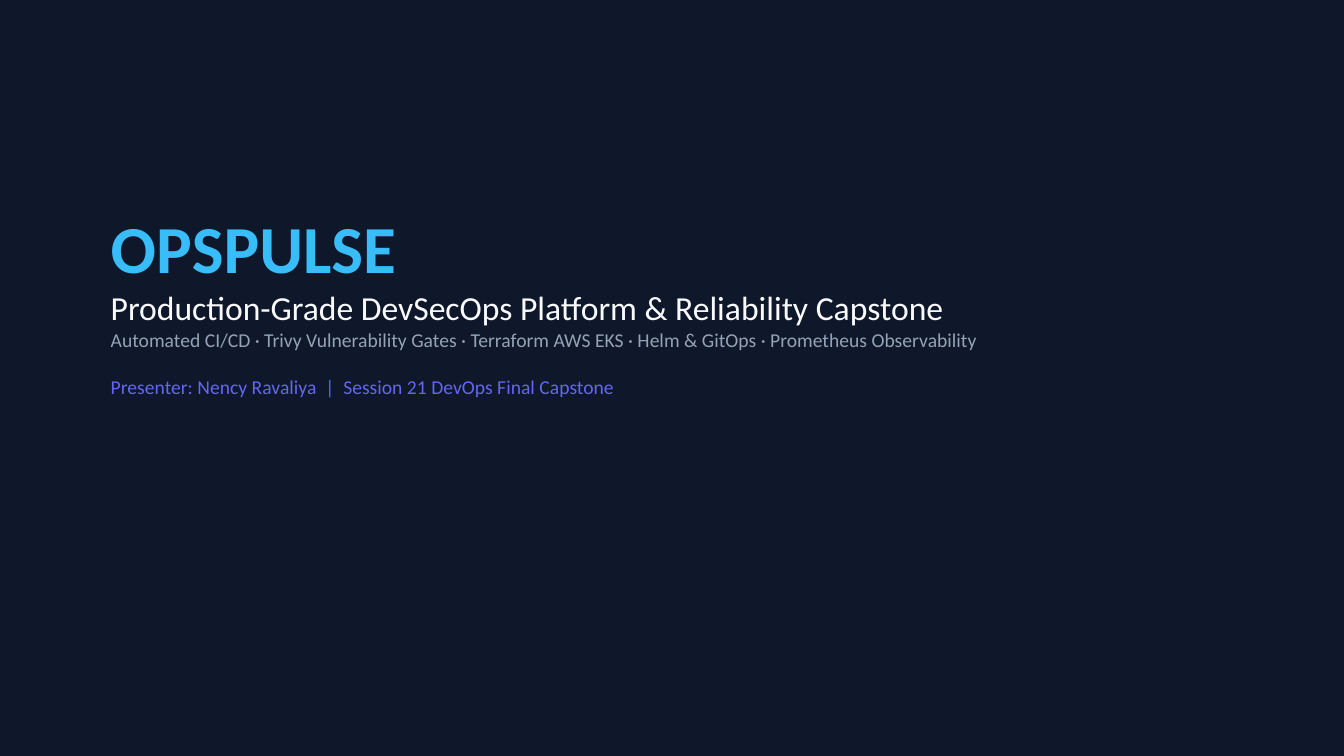
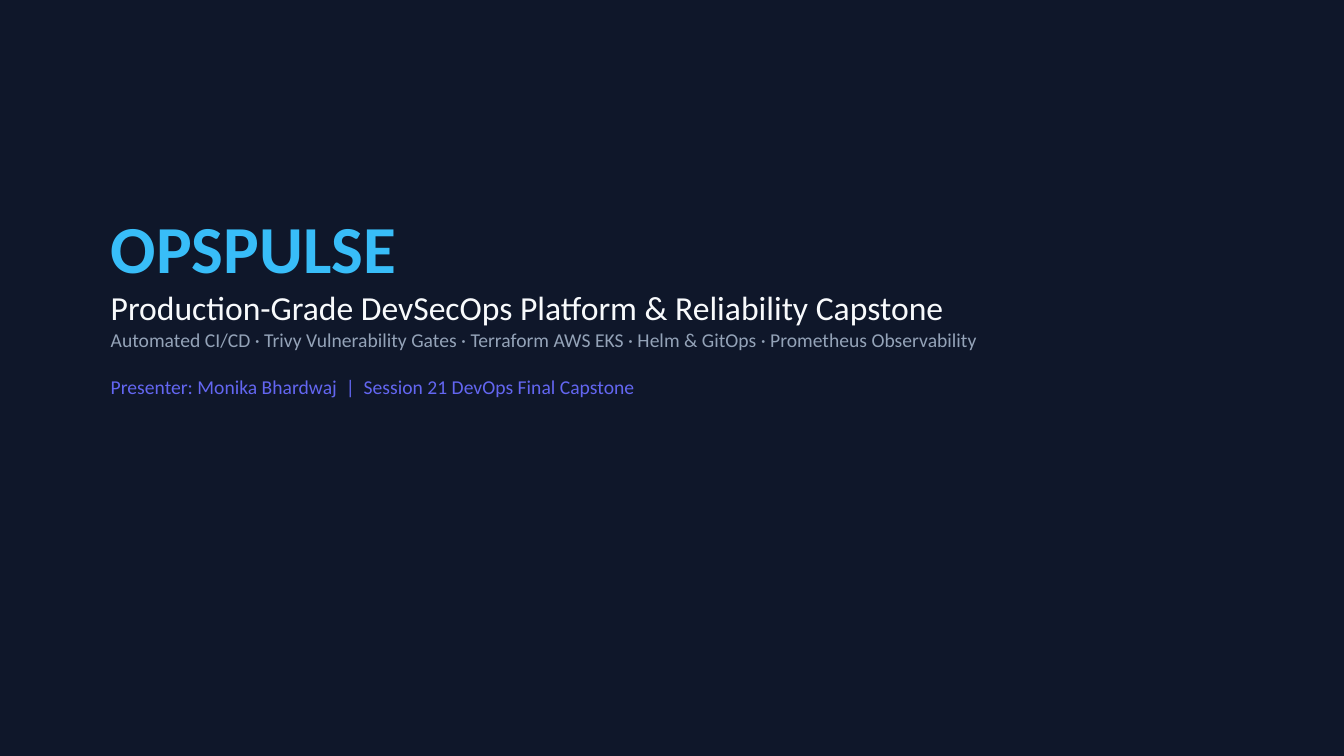
Before and after one commit to Monika-Bhardwaj/OpsPulse-Deployment-Reliability-Operations-Platform, a slide deck: slide 1 of demo/presentation.pptx. Drawn at 1344x756 pixels with LibreOffice and Linux fonts; fonts in the diff are those of the drawing. Boxes give left, top, right and bottom in pixels: in the first picture for what was removed or moved away, otherwise in the second. Text is boxed around its words. In the diff, an @@ line names an element or a change of style, - is before the commit and + after.

```diff
--- a/demo/presentation.pptx
+++ b/demo/presentation.pptx
@@ text at <box>111,380,634,398</box>: text changed @@
-Presenter: Nency Ravaliya | Session 21 DevOps Final Capstone
+Presenter: Monika Bhardwaj | Session 21 DevOps Final Capstone
```
Also in this commit, not shown: 17 other files.
